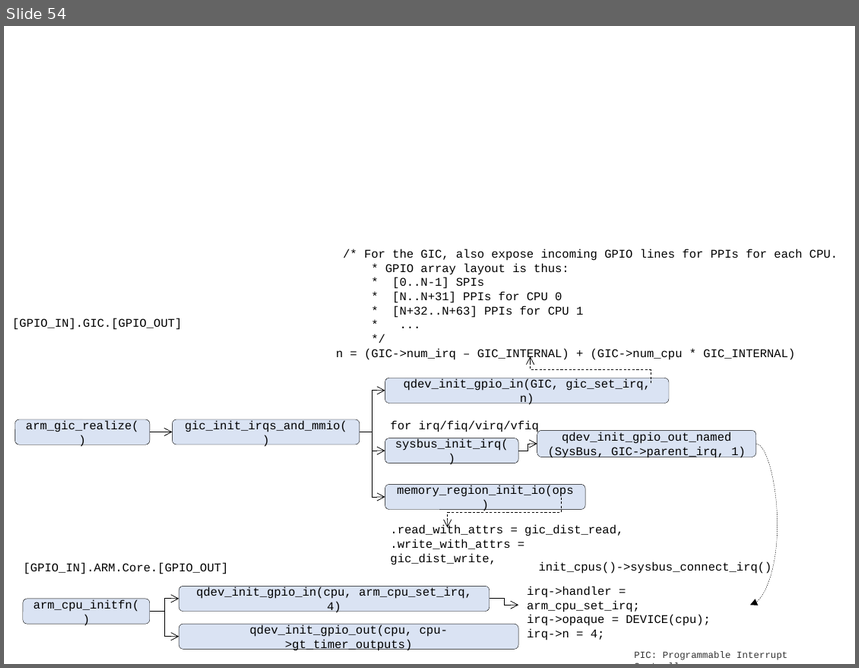
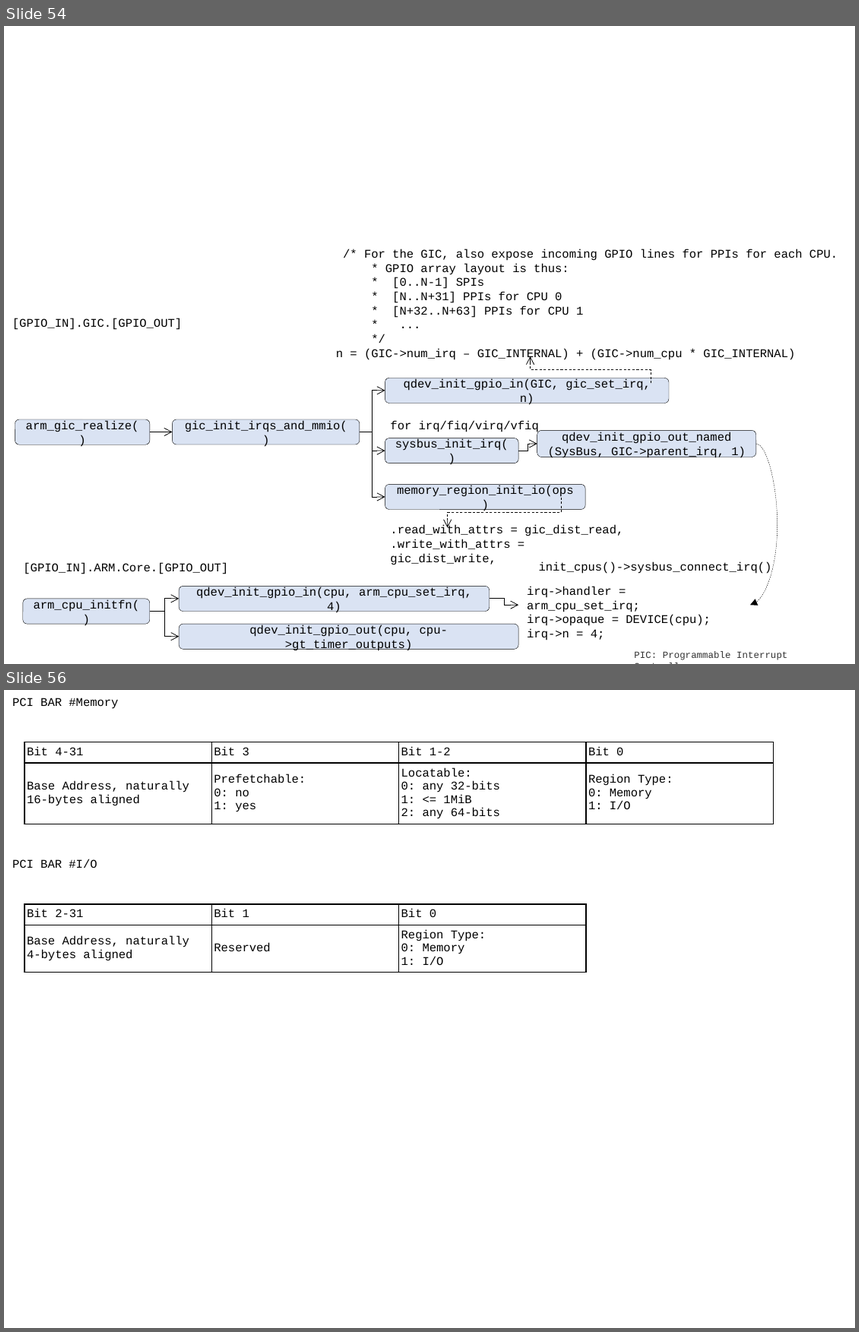
Before and after one commit to movetobe/xxx, a slide deck: xxx.pptx. Shown one above the other, each under a label of ours: slide 54 before the commit, slides 54 and 56 after it; the slides between them are not shown. The pictures are 859x668 and 859x1332 pixels, drawn with LibreOffice and Linux fonts; fonts in the diff are those of the drawing. Boxes give left, top, right and bottom in pixels: in the first picture for what was removed or moved away, otherwise in the second. Text is boxed around its words. In the diff, an @@ line names an element or a change of style, - is before the commit and + after.

```diff
--- a/xxx.pptx
+++ b/xxx.pptx
@@ slide 56 added at box(4, 690, 855, 1328), background #FFFFFF @@
@@ text added at box(12, 698, 118, 709), 10 pt, text #000000 @@
+PCI BAR #Memory
@@ table added at box(25, 742, 773, 825), 2 rows, 4 columns @@
+Bit 4-31 | Bit 3 | Bit 1-2 | Bit 0
+Base Address, naturally 16-bytes aligned | Prefetchable: / 0: no / 1: yes | Locatable: / 0: any 32-bits / 1: <= 1MiB / 2: any 64-bits | Region Type: / 0: Memory / 1: I/O
@@ text added at box(12, 859, 97, 868), 10 pt, text #000000 @@
+PCI BAR #I/O
@@ table added at box(25, 904, 586, 973), 2 rows, 3 columns @@
+Bit 2-31 | Bit 1 | Bit 0
+Base Address, naturally 4-bytes aligned | Reserved | Region Type: / 0: Memory / 1: I/O
```
Also in this commit, not shown: 4 other slides added, 13 other files.
